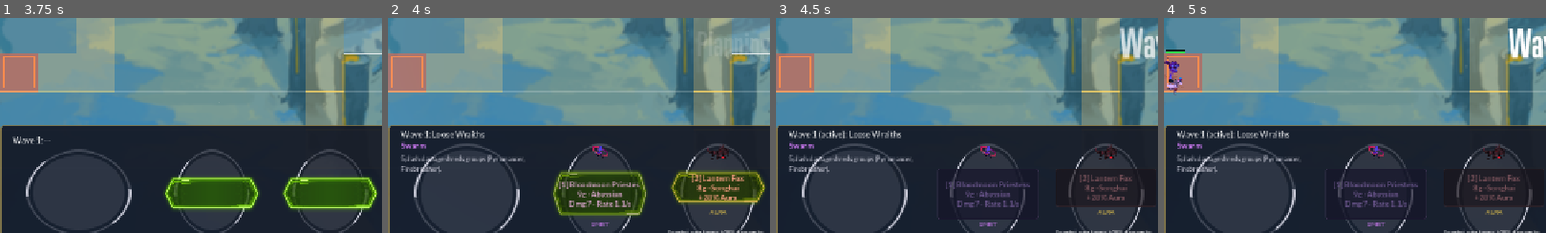
Above: before the commit, frames 1-4 (left to right).
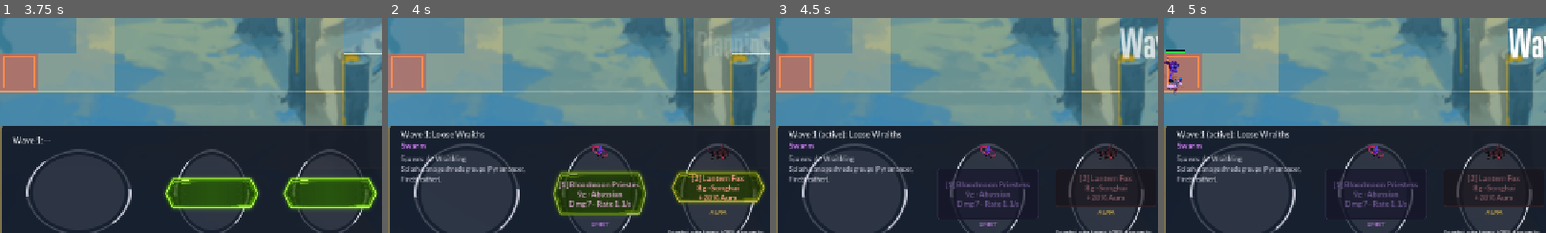
Above: after the commit, the same moments.

Repository: TYCHOcrater/Duelyst_TD
Game: Godot game, scene res://scenes/main_menu.tscn
The game is run twice, just before and just after one commit, with the same random seed, the same clock (stepped at 60 frames per second) and the same inputs.
Inputs:
- Up to frame 1 (3.75 s): click "Classic Upgrade" at 0.5 s; click "Classic Upgrade" at 1.25 s; click "1 · Solo" at 2 s; click "1 · Solo" at 2.75 s; click "New Run" at 3.5 s
- Up to frame 2 (4 s): no input
- Up to frame 3 (4.5 s): click "Start Wave" at 4.25 s
- Up to frame 4 (5 s): no input
The pictures show only the part of the screen within x 0-50%, y 44-94%; the shares and areas given below are measured in that part.

Frame 1 is identical in both runs. In frame 2, 1.1% of the frame differs, in the area x 3-36%, y 63-77%; in frame 3, 1.1%; in frame 4, 1.1%.

Commit message:
UX: wave preview now lists incoming enemies
Wave preview's hint label now leads with a "Spawns: 6x Wraithling,
4x Stormkage" line aggregated from spawn_groups, falling back to the
enemy_id (capitalized) when no display_name is set.

Existing tag-derived hints are kept on the second line so wave
modifiers ("armored", "swarm", etc.) still read clearly.

Co-Authored-By: Claude Opus 4.7 (1M context) <noreply@anthropic.com>

Diff:
--- a/duelyst-td/scripts/hud.gd
+++ b/duelyst-td/scripts/hud.gd
@@ -556,7 +556,40 @@
 	wave_title.text = "%s: %s" % [prefix, wdef.get("name", "")]
 	var tags: Array = wdef.get("tags", [])
 	wave_tags.text = _format_tag_chips(tags)
-	wave_hint.text = _format_hints(tags)
+	var spawn_line: String = _format_spawn_summary(wdef)
+	var hint_body: String = _format_hints(tags)
+	if spawn_line != "" and hint_body != "":
+		wave_hint.text = spawn_line + "\n" + hint_body
+	elif spawn_line != "":
+		wave_hint.text = spawn_line
+	else:
+		wave_hint.text = hint_body
+
+# Aggregate spawn_groups in a wave def into a "Nx Name, Mx Other" summary.
+# Falls back to the enemy_id (capitalized) if the def has no display_name.
+func _format_spawn_summary(wdef: Dictionary) -> String:
+	var groups: Array = wdef.get("spawn_groups", [])
+	if groups.is_empty():
+		return ""
+	var counts: Dictionary = {}
+	var order: Array = []
+	for g in groups:
+		var eid: String = String(g.get("enemy_id", ""))
+		if eid == "":
+			continue
+		var c: int = int(g.get("count", 0))
+		if not counts.has(eid):
+			counts[eid] = 0
+			order.append(eid)
+		counts[eid] = counts[eid] + c
+	if counts.is_empty():
+		return ""
+	var parts: Array[String] = []
+	for eid in order:
+		var def: Dictionary = EnemyFactory.get_def(eid)
+		var name: String = String(def.get("display_name", eid.capitalize()))
+		parts.append("%d× %s" % [counts[eid], name])
+	return "Spawns: " + ", ".join(parts)
 
 func _format_tag_chips(tags: Array) -> String:
 	if tags.is_empty():
